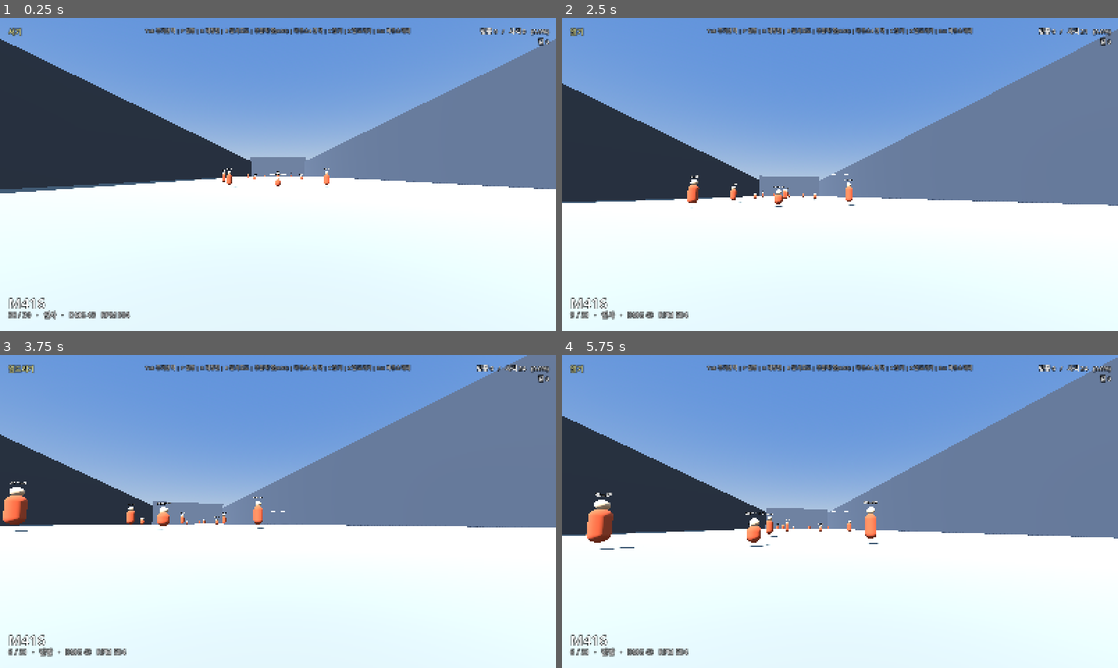
Above: before the commit, frames 1-4 (two rows, left to right).
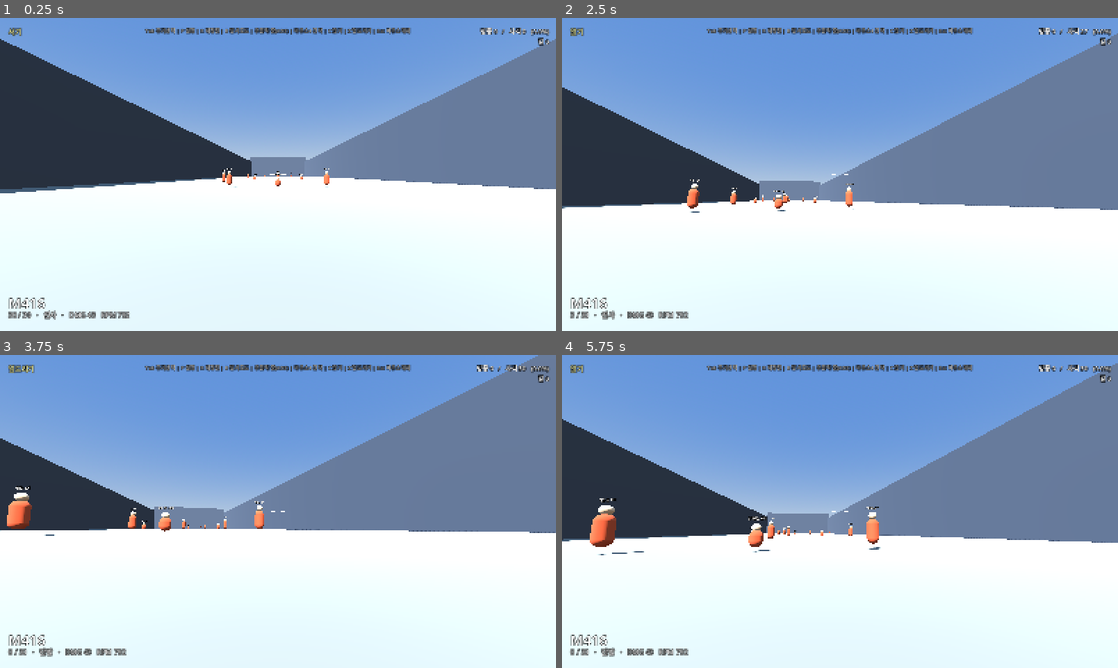
Above: after the commit, the same moments.

Repository: wqrvQ2WR/pubg-aim-trainer
Game: Godot game, scene res://scenes/Main.tscn
Two runs of this game, one before a commit and one after it. Both use one fixed random seed, a clock stepped at 60 frames per second and the inputs below.
Inputs (mouse positions are in pixels of both pictures, inside the frame that each line leads up to):
- Up to frame 1 (0.25 s): no input
- Up to frame 2 (2.5 s): move the mouse to (867, 174) at 0.52 s; hold Right mouse button (ads) 0.53-1.28 s; hold W (move_forward) from 0.53 s (still down); tap Space (jump) at 0.77, 1.52 s; move the mouse to (812, 174) at 1.27 s; tap C (crouch) at 1.35 s; move the mouse to (851, 168) at 2.02 s; press the mouse at (851, 168) at 2.03 s
- Up to frame 3 (3.75 s): keep holding W (move_forward); move the mouse to (272, 517) at 2.77 s; release the mouse at (272, 517) at 2.78 s; tap B (fire_mode_switch) at 2.85 s; tap Space (jump) at 3.02 s; move the mouse to (316, 514) at 3.52 s; hold Z (prone) from 3.53 s (still down)
- Up to frame 4 (5.75 s): keep holding W (move_forward); tap Space (jump) at 3.77, 4.52 s; move the mouse to (795, 508) at 4.27 s; release Z (prone) at 4.28 s; right-click (795, 508) at 4.35 s; move the mouse to (845, 511) at 5.02 s; hold C (crouch) from 5.03 s (still down)

The runs differ from the first frame. In frame 1, less than 0.1% of the frame differs, in the area x 21-24%, y 93-96%; in frame 2, 3.3%; in frame 3, 4.0%; in frame 4, 4.3%, in the area x 0-100%, y 0-96%.

Commit message:
M416 연사속도를 Vector와 동일하게(1100rpm) 조정

Diff:
--- a/autoload/WeaponData.gd
+++ b/autoload/WeaponData.gd
@@ -29,7 +29,7 @@
 	"akm": {"name": "AKM", "category": "AR", "damage": 49, "rpm": 600, "magazine": 30,
 		"fire_modes": ["single", "auto"],
 		"recoil": {"vert_base": 0.95, "vert_growth": 0.09, "vert_cap": 2.6, "horiz_amp": 0.55, "horiz_bias": 0.3, "horiz_growth": 0.10, "kick_first": 1.3, "sustained": true}},
-	"m416": {"name": "M416", "category": "AR", "damage": 43, "rpm": 700, "magazine": 30,
+	"m416": {"name": "M416", "category": "AR", "damage": 43, "rpm": 1100, "magazine": 30,
 		"fire_modes": ["single", "auto"],
 		"recoil": {"vert_base": 0.55, "vert_growth": 0.045, "vert_cap": 1.8, "horiz_amp": 0.25, "horiz_bias": 0.0, "horiz_growth": 0.05, "kick_first": 1.1, "sustained": true}},
 	"scarl": {"name": "SCAR-L", "category": "AR", "damage": 43, "rpm": 600, "magazine": 30,
